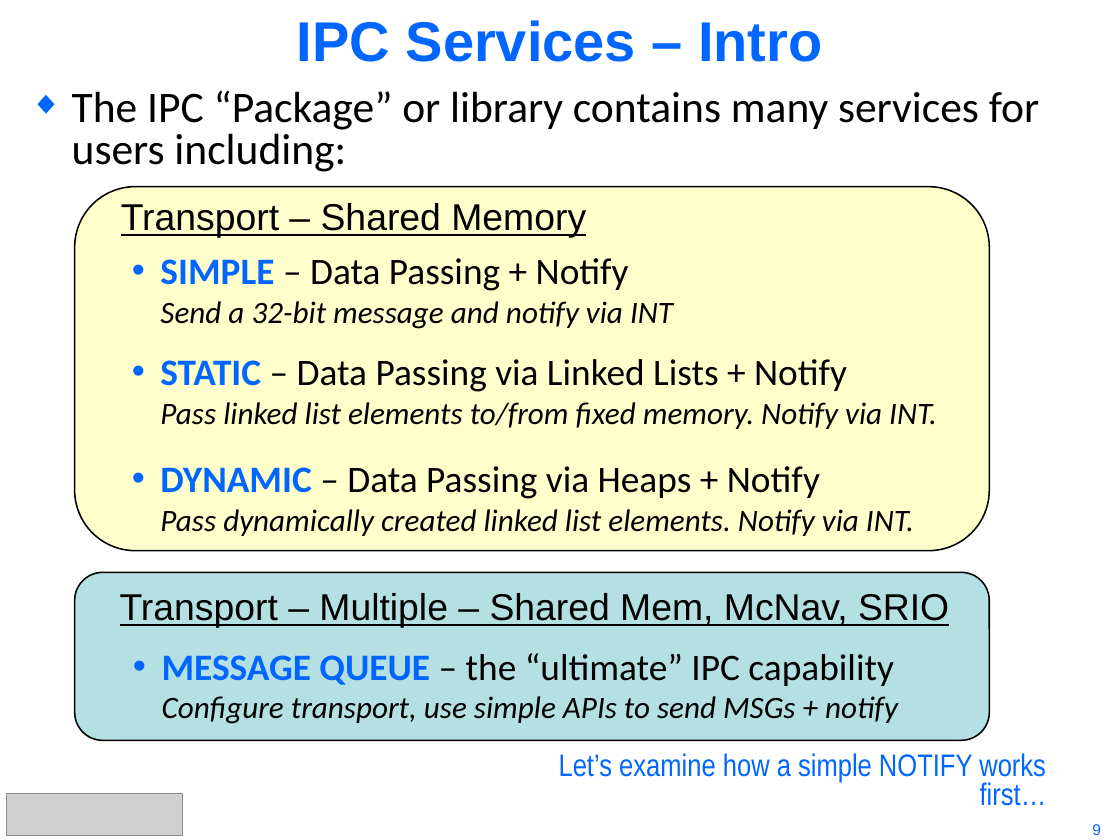
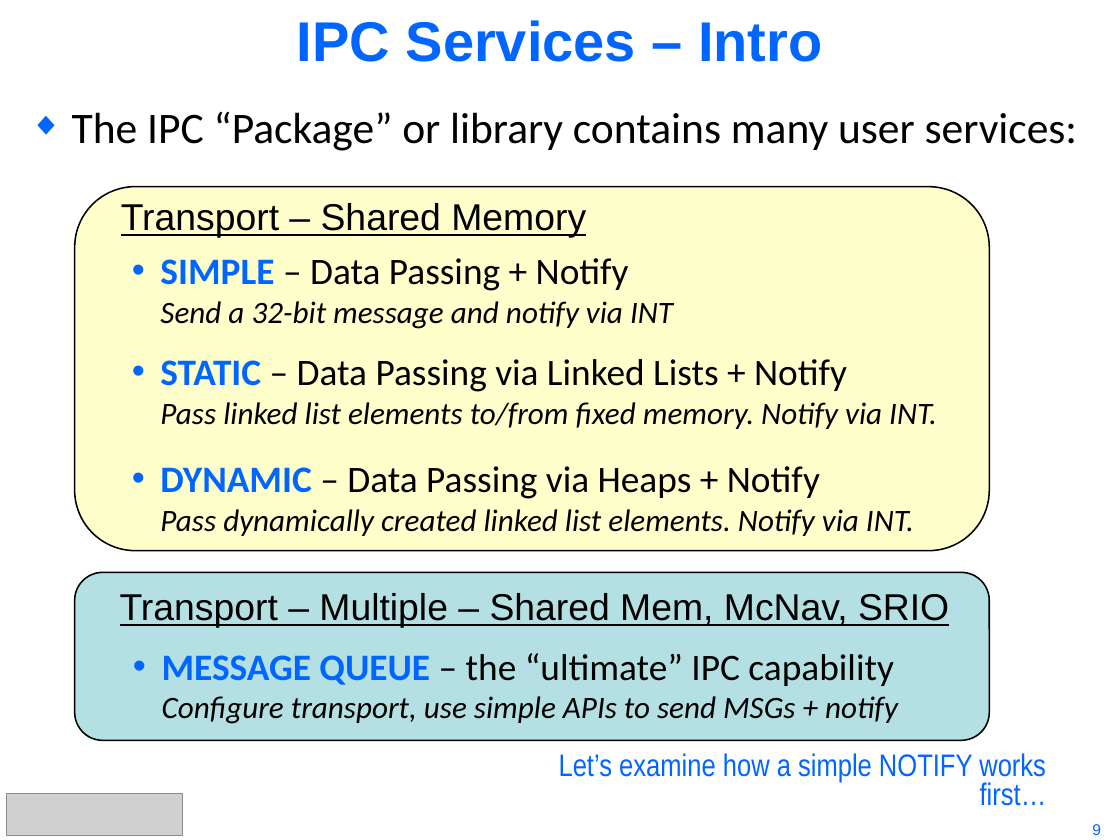
Before and after one commit to hari1989/keystone-workshop, a slide deck: slide 9 of preliminary/KeyStone Intro to IPC.pptx. Drawn at 1120x840 pixels with LibreOffice and Linux fonts; fonts in the diff are those of the drawing; grey boxes stand for pictures. Boxes give left, top, right and bottom in pixels: in the first picture for what was removed or moved away, otherwise in the second. Text is boxed around its words. In the diff, an @@ line names an element or a change of style, - is before the commit and + after.

```diff
--- a/preliminary/KeyStone Intro to IPC.pptx
+++ b/preliminary/KeyStone Intro to IPC.pptx
@@ text at (72,111,1078,151): text changed @@
-◆ The IPC “Package” or library contains many services for
-  users including:
+◆ The IPC “Package” or library contains many user services:
```
Also in this commit, not shown: 22 other slides changed.
